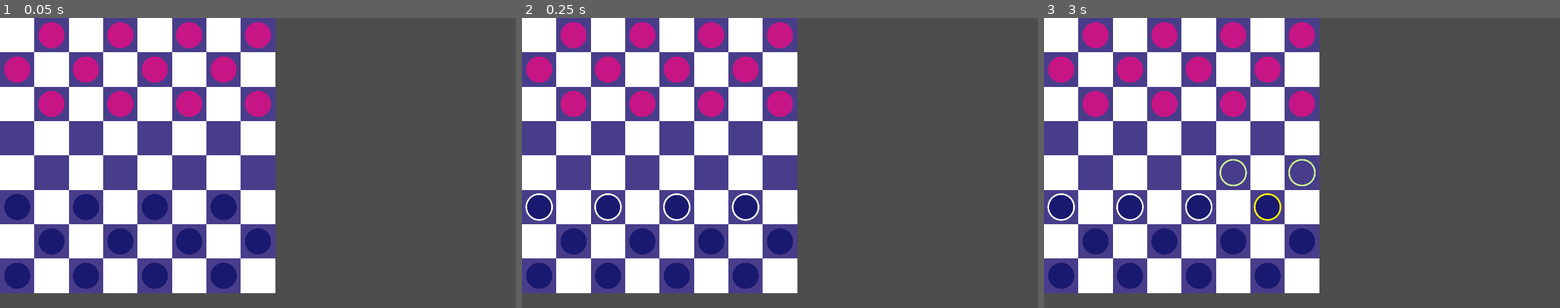
Above: before the commit, frames 1-3 (left to right).
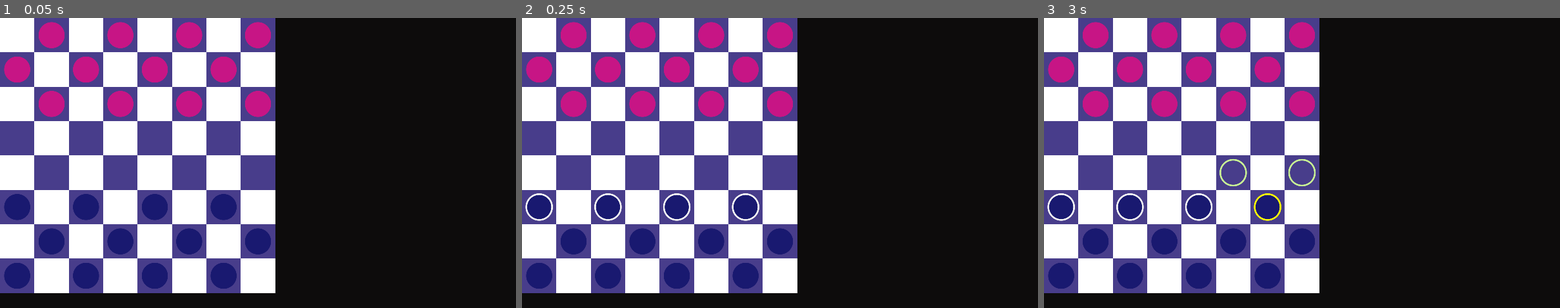
Above: after the commit, the same moments.

Repository: mattsullentrup/godot-checkers
Game: Godot game, scene res://rewrite/level/level.tscn
Same seed, same stepped clock (60 frames per second), same inputs: the game is played once before the commit and once after it.
Inputs (mouse positions are in pixels of both pictures, inside the frame that each line leads up to):
- Up to frame 1 (0.05 s): no input
- Up to frame 2 (0.25 s): no input
- Up to frame 3 (3 s): tap Enter at 0.5, 2 s; move the mouse to (1415, 148) at 0.52 s; press the mouse at (1415, 148) at 0.53 s; tap Space at 1.25, 2.75 s; move the mouse to (1198, 177) at 1.27 s; release the mouse at (1198, 177) at 1.28 s; right-click (1198, 177) at 1.35 s; click (1198, 177) at 1.42 s; move the mouse to (1353, 99) at 2.02 s; press the mouse at (1353, 99) at 2.03 s; move the mouse to (1276, 221) at 2.77 s; release the mouse at (1276, 221) at 2.78 s; right-click (1276, 221) at 2.85 s; click (1276, 221) at 2.92 s

The runs differ from the first frame. In frame 1, 49% of the frame differs, in the area x 0-100%, y 0-100%; in frame 2, 49%; in frame 3, 49%.

Commit message:
Change background color

Diff:
--- a/9_10_24_checkers/project.godot
+++ b/9_10_24_checkers/project.godot
@@ -57,3 +57,4 @@
 
 renderer/rendering_method="gl_compatibility"
 renderer/rendering_method.mobile="gl_compatibility"
+environment/defaults/default_clear_color=Color(0.05, 0.0475, 0.0475, 1)
--- a/9_10_24_checkers/rewrite/level/level.gd
+++ b/9_10_24_checkers/rewrite/level/level.gd
@@ -22,6 +22,6 @@
 	_units_container.can_click = false
 
 	if player_won:
-		_ui.show_winner("player")
+		_ui.show_winner("Player")
 	else:
-		_ui.show_winner("opponent")
+		_ui.show_winner("Opponent")
